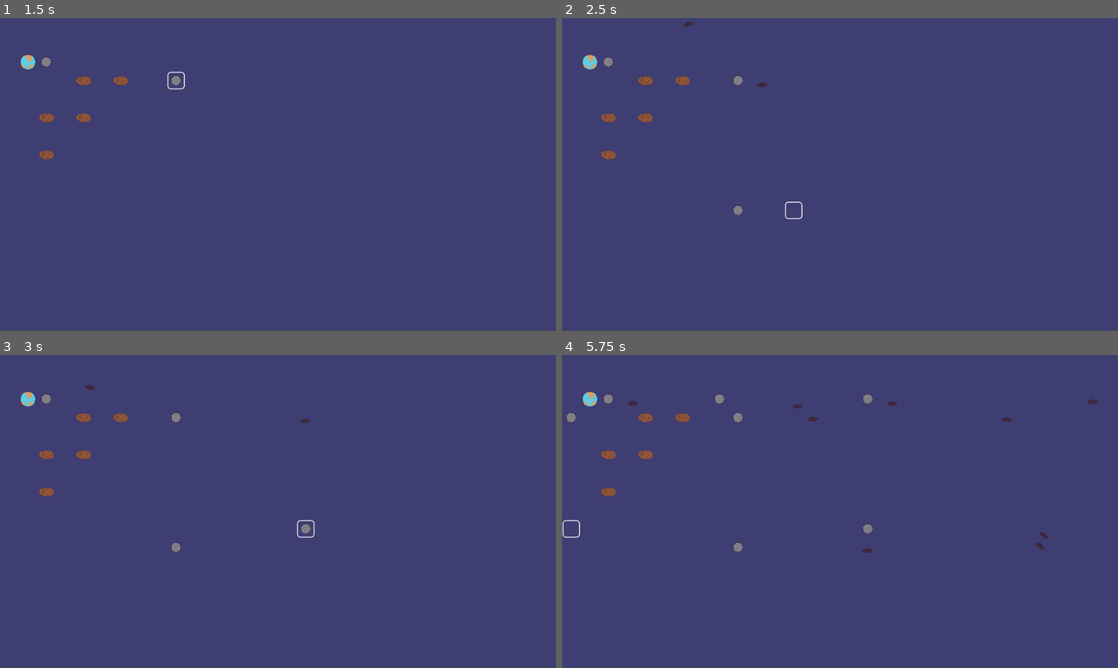
Above: before the commit, frames 1-4 (two rows, left to right).
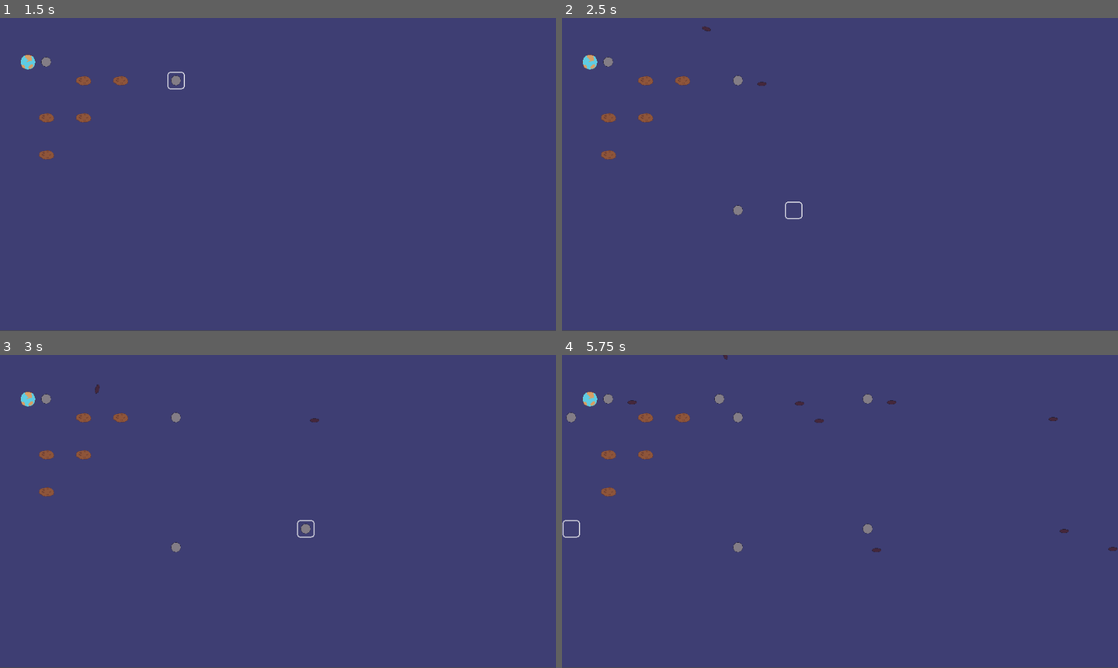
Above: after the commit, the same moments.

Repository: CannibalCowsRanch/Gravitone
Game: Godot game, scene res://scenes/Game.tscn
The game is run twice, just before and just after one commit, with the same random seed, the same clock (stepped at 60 frames per second) and the same inputs.
Inputs:
- Up to frame 1 (1.5 s): tap Enter at 0.5 s; hold D (move_right) 0.53-1.28 s; tap Space (spawn) at 0.6, 1.35 s; hold S (move_down) from 1.28 s (still down)
- Up to frame 2 (2.5 s): release S (move_down) at 2.03 s; hold D (move_right) from 2.03 s (still down); tap Space (spawn) at 2.1 s
- Up to frame 3 (3 s): release D (move_right) at 2.78 s; hold W (move_up) from 2.78 s (still down); tap Space (spawn) at 2.85 s
- Up to frame 4 (5.75 s): release W (move_up) at 3.53 s; hold A (move_left) 3.53-5.03 s; tap Space (spawn) at 3.6, 4.35, 5.1 s; hold S (move_down) from 5.03 s (still down)

Frame 1 is identical in both runs. In frame 2, less than 0.1% of the frame differs, in the area x 21-37%, y 1-22%; in frame 3, less than 0.1%; in frame 4, 0.3%, in the area x 11-100%, y 0-64%.

Commit message:
Adjusted gravitor and collision area size on bullet

Diff:
--- a/entities/Bullet.tscn
+++ b/entities/Bullet.tscn
@@ -1,12 +1,16 @@
-[gd_scene load_steps=5 format=2]
+[gd_scene load_steps=6 format=2]
 
 [ext_resource path="res://entities/Entity.tscn" type="PackedScene" id=1]
 [ext_resource path="res://entities/Bullet.gd" type="Script" id=2]
 [ext_resource path="res://images/bullet.png" type="Texture" id=3]
 
 [sub_resource type="CircleShape2D" id=1]
+radius = 7.3653
 
-[node name="Bullet" instance=ExtResource( 1 )]
+[sub_resource type="CircleShape2D" id=2]
+radius = 17.1833
+
+[node name="Bullet" index="0" instance=ExtResource( 1 )]
 script = ExtResource( 2 )
 
 [node name="CollisionShape2D" parent="Body" index="0"]
@@ -15,5 +19,13 @@
 [node name="Sprite" parent="Body" index="1"]
 texture = ExtResource( 3 )
 
+[node name="Gravitor" parent="Body" index="2"]
+position = Vector2( 0.0852585, 0 )
+
+[node name="Collision" parent="Body/Gravitor" index="0"]
+shape = SubResource( 2 )
+
 
 [editable path="Body"]
+
+[editable path="Body/Gravitor"]
